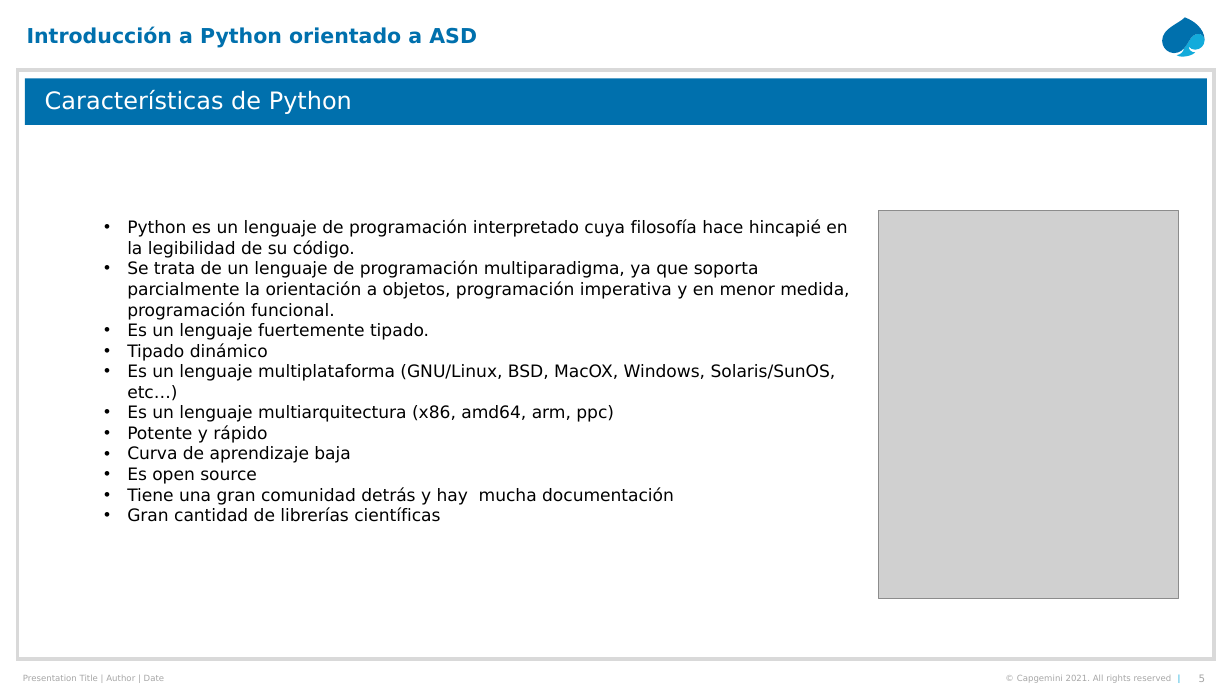
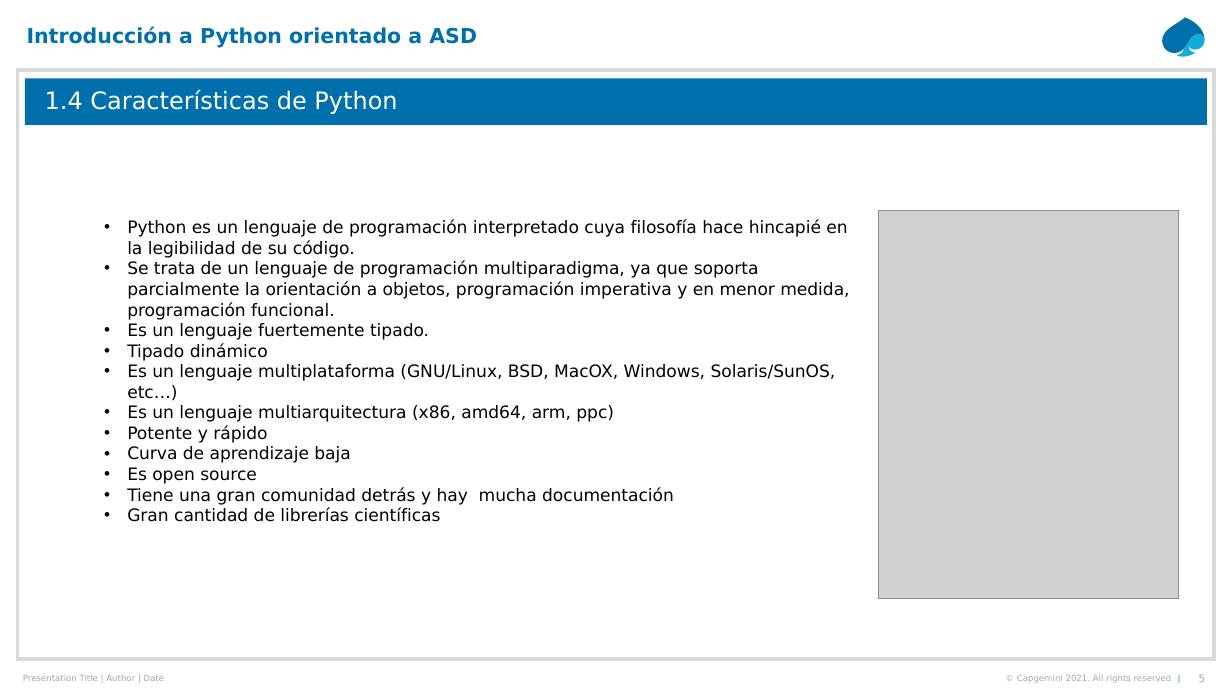
Before and after one commit to jacandau/introduccion-python, a slide deck: slide 5 of presentaciones/01-Introducción.pptx. Drawn at 1232x693 pixels with LibreOffice and Linux fonts; fonts in the diff are those of the drawing; grey boxes stand for pictures. Boxes give left, top, right and bottom in pixels: in the first picture for what was removed or moved away, otherwise in the second. Text is boxed around its words. In the diff, an @@ line names an element or a change of style, - is before the commit and + after.

```diff
--- a/presentaciones/01-Introducción.pptx
+++ b/presentaciones/01-Introducción.pptx
@@ title at bbox=[45, 89, 397, 114]: text changed @@
-Características de Python
+1.4 Características de Python
```
Also in this commit, not shown: 3 other slides changed, 3 other files.
